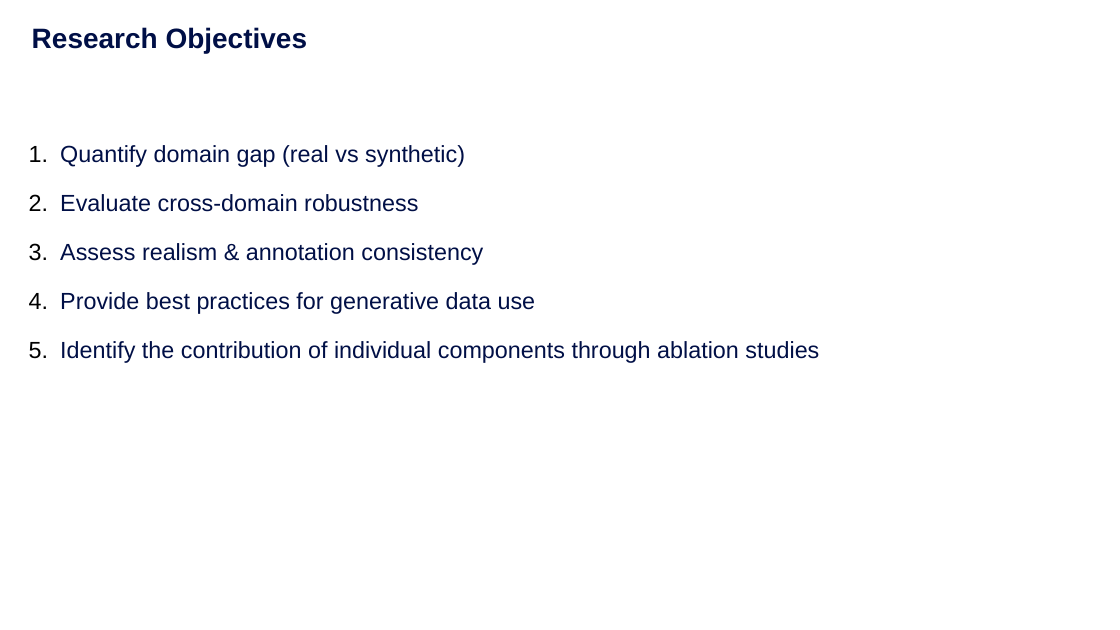
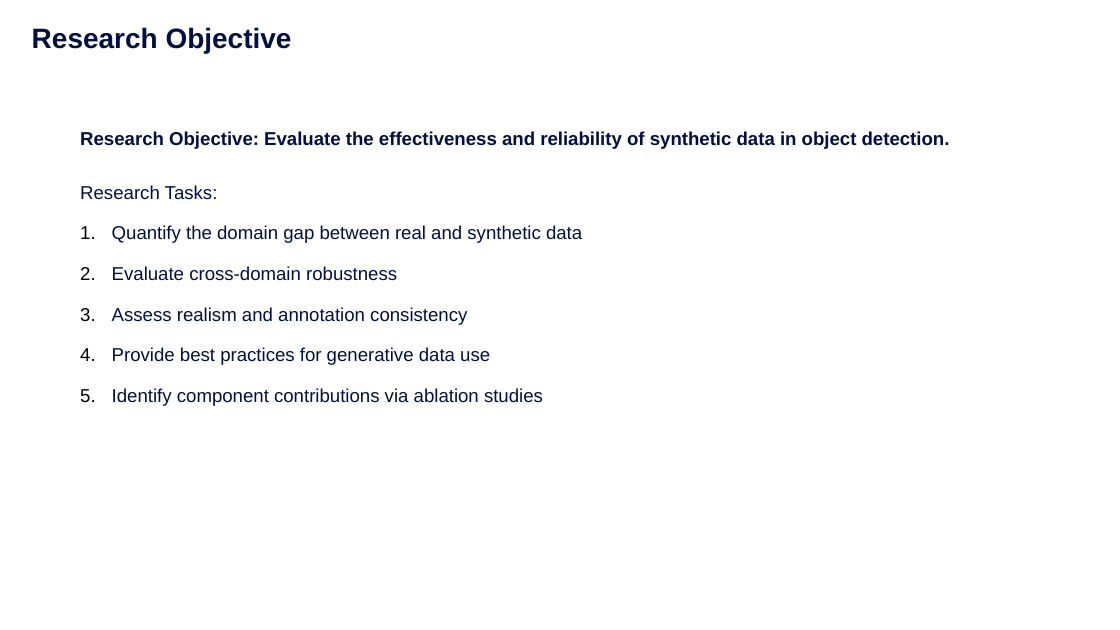
Before and after one commit to chengchengchenchen/MCS-Research-Project, a slide deck: slide 7 of doc/Presentation-revised.pptx. Drawn at 1120x630 pixels with LibreOffice and Linux fonts; fonts in the diff are those of the drawing; background and template pictures are left out. Boxes give left, top, right and bottom in pixels: in the first picture for what was removed or moved away, otherwise in the second. Text is boxed around its words. In the diff, an @@ line names an element or a change of style, - is before the commit and + after.

```diff
--- a/doc/Presentation-revised.pptx
+++ b/doc/Presentation-revised.pptx
@@ text at box(32, 27, 292, 53): text changed @@
-Research Objectives
+Research Objective
@@ text added at box(80, 131, 950, 149), 16 pt, text #000F46, bold @@
+      Research Objective: Evaluate the effectiveness and reliability of synthetic data in object detection.
@@ text "Research Tasks:": place and size @@
-text "Research Tasks:" at box(60, 145, 819, 363)
+text "Research Tasks:" at box(80, 185, 582, 406)
@@ text at box(80, 185, 582, 243): text changed; size 20 to 16 pt @@
-      1. Quantify domain gap (real vs synthetic)
+      Research Tasks:
+      1. Quantify the domain gap between real and synthetic data
@@ text at box(112, 266, 490, 365): size 20 to 16 pt in "Evaluate cross-domain robustness", "Provide best practices for generative data use" @@
@@ text at box(112, 307, 467, 325): text changed; size 20 to 16 pt @@
-      3. Assess realism & annotation consistency
+      3. Assess realism and annotation consistency
@@ text at box(112, 388, 543, 406): text changed; size 20 to 16 pt @@
-      5. Identify the contribution of individual components through ablation studies
+      5. Identify component contributions via ablation studies
```
Also in this commit, not shown: 9 other slides changed, 5 slides added, 1 slide removed, 2 other files.
